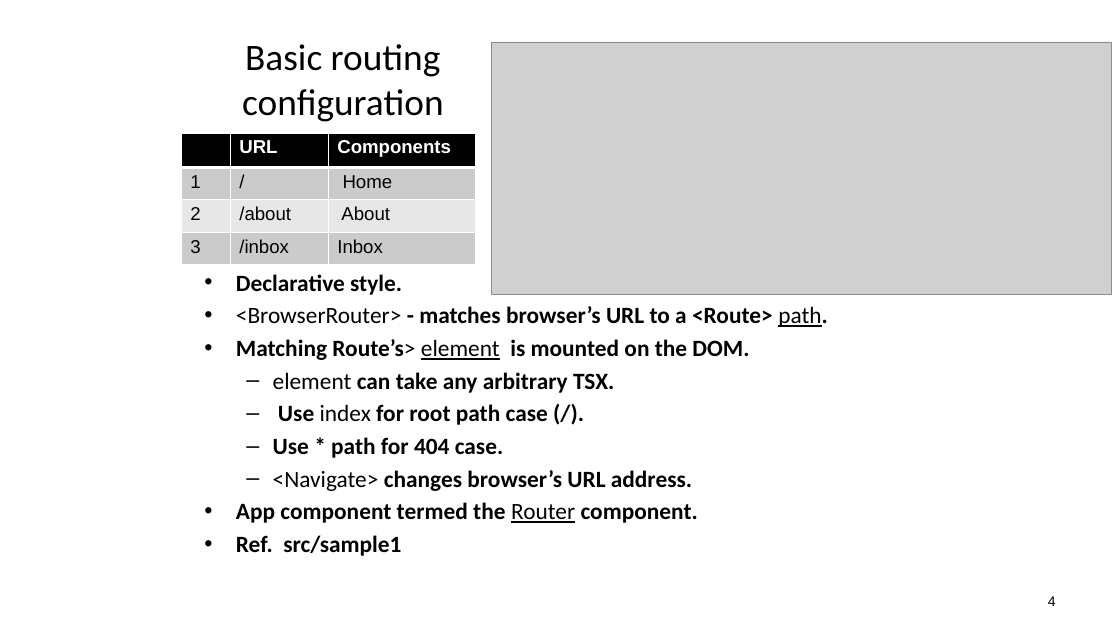
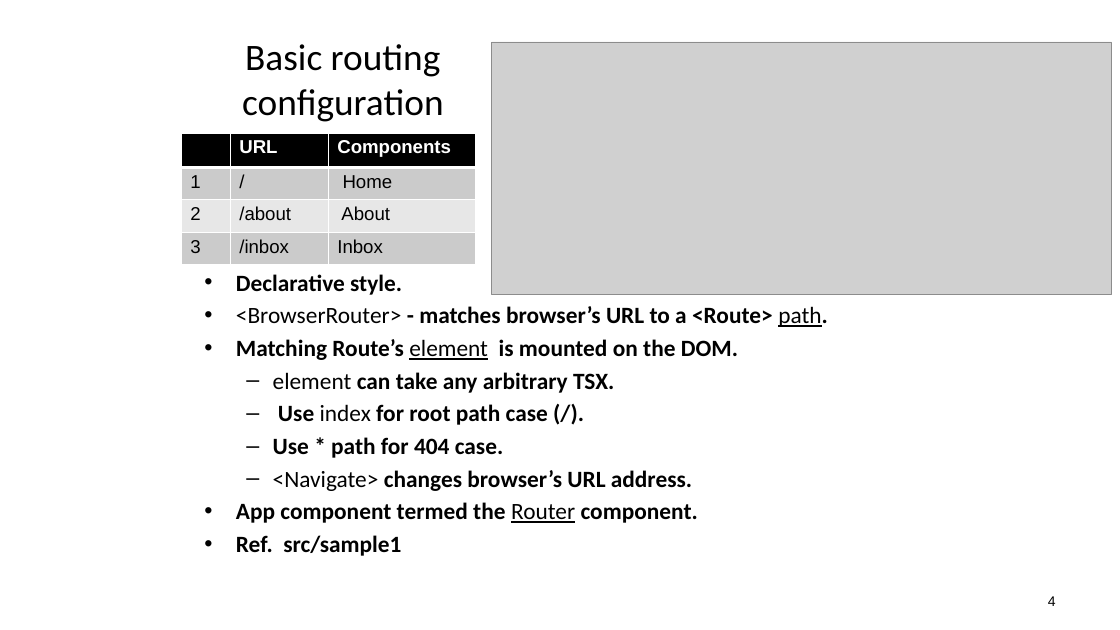
Before and after one commit to diarmuidoconnor/ewd-module-2025, a slide deck: slide 4 of topic06/talk-2/ReactJS_03.pptx. Drawn at 1120x630 pixels with LibreOffice and Linux fonts; fonts in the diff are those of the drawing; grey boxes stand for pictures. Boxes give left, top, right and bottom in pixels: in the first picture for what was removed or moved away, otherwise in the second. Text is boxed around its words. In the diff, an @@ line names an element or a change of style, - is before the commit and + after.

```diff
--- a/topic06/talk-2/ReactJS_03.pptx
+++ b/topic06/talk-2/ReactJS_03.pptx
@@ text at bbox=[236, 339, 738, 360]: text changed @@
-• Matching Route’s> element is mounted on the DOM.
+• Matching Route’s element is mounted on the DOM.
```
Also in this commit, not shown: 13 other files.
